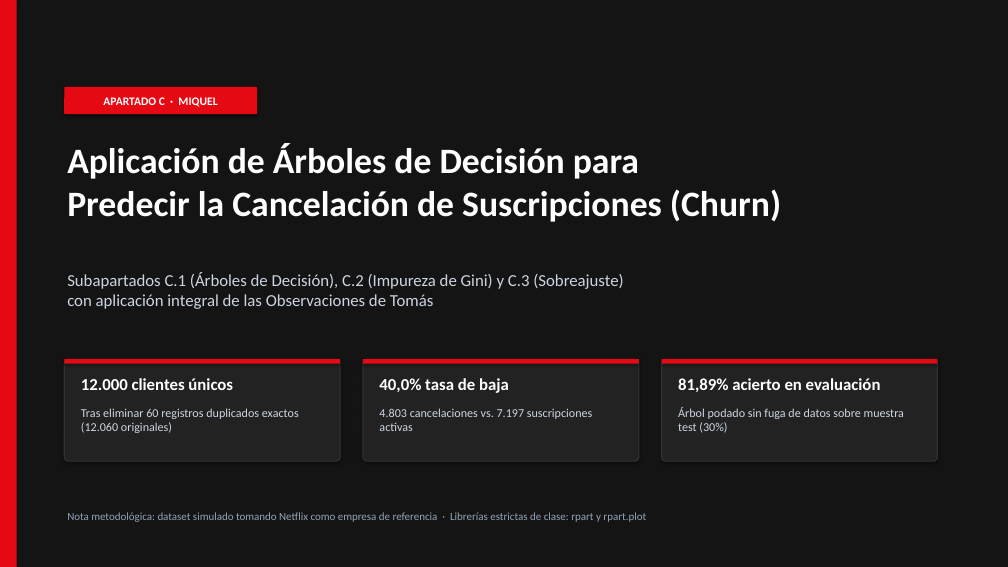
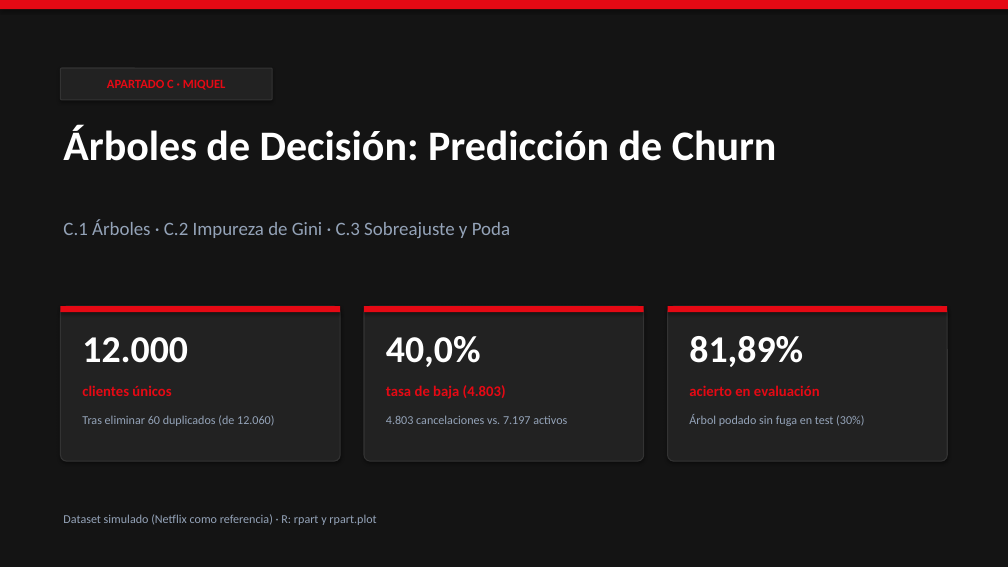
Before and after one commit to sociiaas/NETFLIX, a slide deck: slide 1 of Presentacion_Apartado_C_Miquel.pptx. Drawn at 1008x567 pixels with LibreOffice and Linux fonts; fonts in the diff are those of the drawing. Boxes give left, top, right and bottom in pixels: in the first picture for what was removed or moved away, otherwise in the second. Text is boxed around its words. In the diff, an @@ line names an element or a change of style, - is before the commit and + after.

```diff
--- a/Presentacion_Apartado_C_Miquel.pptx
+++ b/Presentacion_Apartado_C_Miquel.pptx
@@ rectangle: place and size @@
-rectangle at (0,0,17,567)
+rectangle at (0,0,1008,9)
@@ text "APARTADO C · MIQUEL": place and size @@
-text "APARTADO C · MIQUEL" at (103,97,217,107)
+text "APARTADO C · MIQUEL" at (107,79,226,90)
@@ text "APARTADO C · MIQUEL" at (107,79,226,90): size 11 to 12 pt, text colour #FFFFFF to #E50914 @@
@@ rounded rectangle: place and size @@
-rounded rectangle at (64,87,257,114)
+rounded rectangle at (60,68,272,100)
@@ rounded rectangle at (60,68,272,100): fill #E50914 to #222222; outline none to #333333 1 pt @@
@@ text at (63,126,777,161): text changed; size 34 to 40 pt @@
-Aplicación de Árboles de Decisión para
-Predecir la Cancelación de Suscripciones (Churn)
+Árboles de Decisión: Predicción de Churn
@@ text at (63,220,510,238): text changed; size 16 to 18 pt; text colour #CBD5E1 to #94A3B8 @@
-Subapartados C.1 (Árboles de Decisión), C.2 (Impureza de Gini) y C.3 (Sobreajuste)
-con aplicación integral de las Observaciones de Tomás
+C.1 Árboles · C.2 Impureza de Gini · C.3 Sobreajuste y Poda
@@ rounded rectangle: place and size @@
-rounded rectangle at (64,359,340,461)
+rounded rectangle at (60,306,340,461)
@@ rectangle: place and size @@
-rectangle at (64,359,340,364)
+rectangle at (60,306,340,312)
@@ rounded rectangle: place and size @@
-rounded rectangle at (363,359,639,461)
+rounded rectangle at (364,306,644,461)
@@ rectangle: place and size @@
-rectangle at (363,359,639,364)
+rectangle at (364,306,644,312)
@@ rounded rectangle: place and size @@
-rounded rectangle at (662,359,938,461)
+rounded rectangle at (668,306,948,461)
@@ rectangle: place and size @@
-rectangle at (662,359,938,364)
+rectangle at (668,306,948,312)
@@ text at (82,337,188,363): text changed; size 16 to 36 pt @@
-12.000 clientes únicos
+12.000
@@ text added at (386,336,481,367), 36 pt, text #FFFFFF, bold @@
+40,0%
@@ text added at (689,336,803,367), 36 pt, text #FFFFFF, bold @@
+81,89%
@@ text added at (82,385,171,396), 14 pt, text #E50914, bold @@
+clientes únicos
@@ text at (386,385,506,399): text changed; size 16 to 14 pt; text colour #FFFFFF to #E50914 @@
-40,0% tasa de baja
+tasa de baja (4.803)
@@ text at (689,385,820,396): text changed; size 16 to 14 pt; text colour #FFFFFF to #E50914 @@
-81,89% acierto en evaluación
+acierto en evaluación
@@ text at (82,415,274,426): text changed; text colour #CBD5E1 to #94A3B8 @@
-Tras eliminar 60 registros duplicados exactos (12.060 originales)
+Tras eliminar 60 duplicados (de 12.060)
@@ text at (386,415,567,424): text changed; text colour #CBD5E1 to #94A3B8 @@
-4.803 cancelaciones vs. 7.197 suscripciones activas
+4.803 cancelaciones vs. 7.197 activos
@@ text at (689,414,864,426): text changed; text colour #CBD5E1 to #94A3B8 @@
-Árbol podado sin fuga de datos sobre muestra test (30%)
+Árbol podado sin fuga en test (30%)
@@ text at (63,514,376,525): text changed; size 10.5 to 11.5 pt @@
-Nota metodológica: dataset simulado tomando Netflix como empresa de referencia · Librerías estrictas de clase: rpart y rpart.plot
+Dataset simulado (Netflix como referencia) · R: rpart y rpart.plot
```
Also in this commit, not shown: 5 slides added, 9 slides removed, 4 other files.
